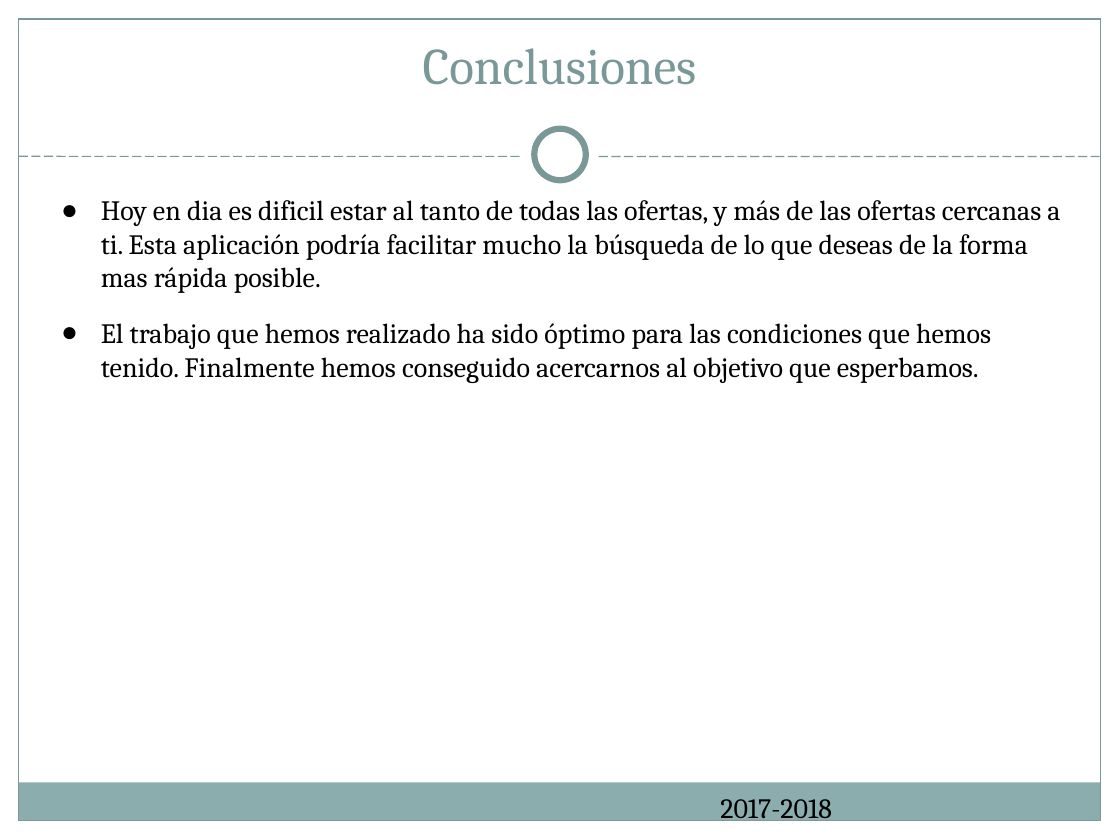
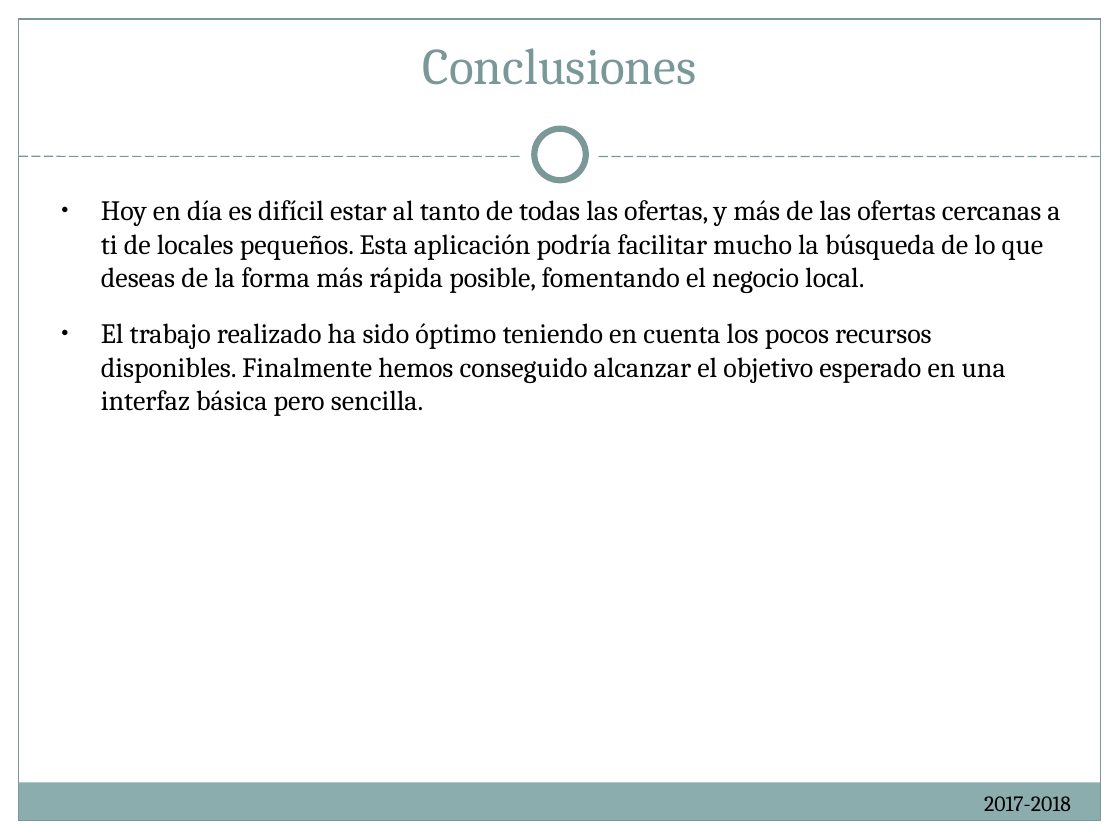
Before and after one commit to ReivajRa/Cooking_Ingenieros, a slide deck: slide 18 of Documentación/Cheap Deal presentacion.ppt (slide 16 before the commit). Drawn at 1120x840 pixels with LibreOffice and Linux fonts; fonts in the diff are those of the drawing. Boxes give left, top, right and bottom in pixels: in the first picture for what was removed or moved away, otherwise in the second. Text is boxed around its words. In the diff, an @@ line names an element or a change of style, - is before the commit and + after.

Commit message:
Presentación y codigo refinado
Presentación terminada. Se han actualizado pequeños detalles del código, mayoritariamente Strings que muestra la interfaz.

```diff
--- a/Documentación/Cheap Deal presentacion.ppt
+++ b/Documentación/Cheap Deal presentacion.ppt
@@ text at (101,200,1060,416): text changed @@
-● Hoy en dia es dificil estar al tanto de todas las ofertas, y más de las ofertas cercanas a ti. Esta aplicación podría facilitar mucho la búsqueda de lo que deseas de la forma mas rápida posible.
-● El trabajo que hemos realizado ha sido óptimo para las condiciones que hemos tenido. Finalmente hemos conseguido acercarnos al objetivo que esperbamos.
+● Hoy en día es difícil estar al tanto de todas las ofertas, y más de las ofertas cercanas a ti de locales pequeños. Esta aplicación podría facilitar mucho la búsqueda de lo que deseas de la forma más rápida posible, fomentando el negocio local.
+● El trabajo realizado ha sido óptimo teniendo en cuenta los pocos recursos disponibles. Finalmente hemos conseguido alcanzar el objetivo esperado en una interfaz básica pero sencilla.
@@ text "2017-2018" at (984,796,1071,811): size 18 to 14 pt; alignment left to right @@
```
Also in this commit, not shown: 13 other slides changed, 4 slides added, 8 slides removed, 13 other files.
